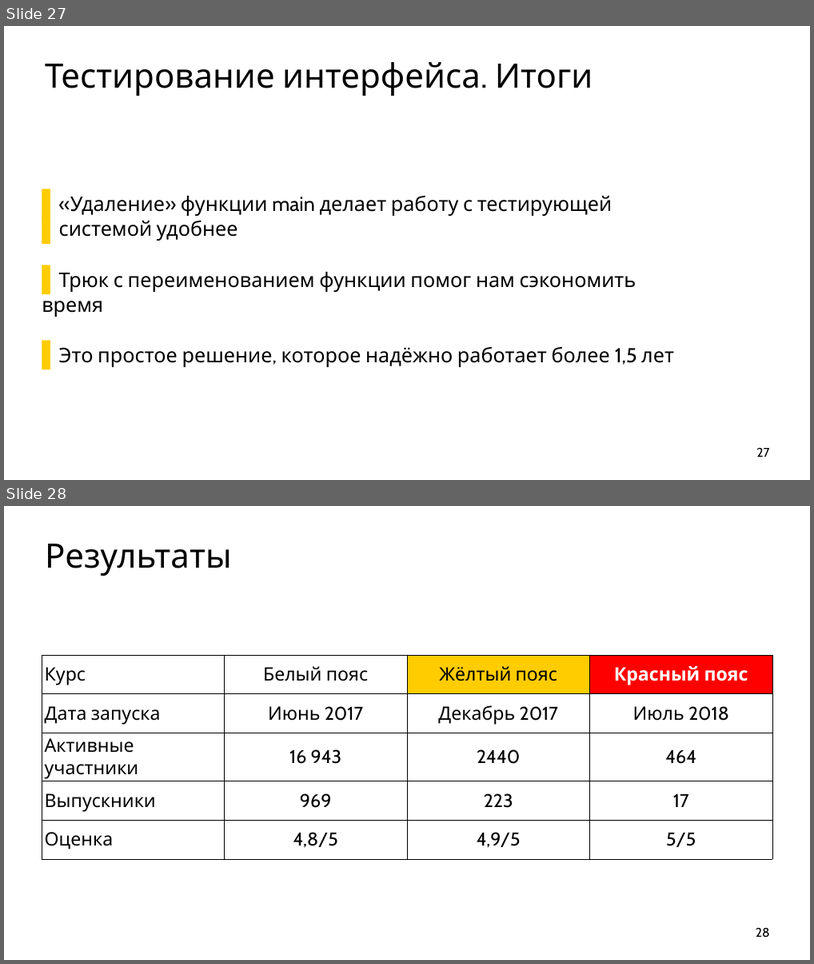
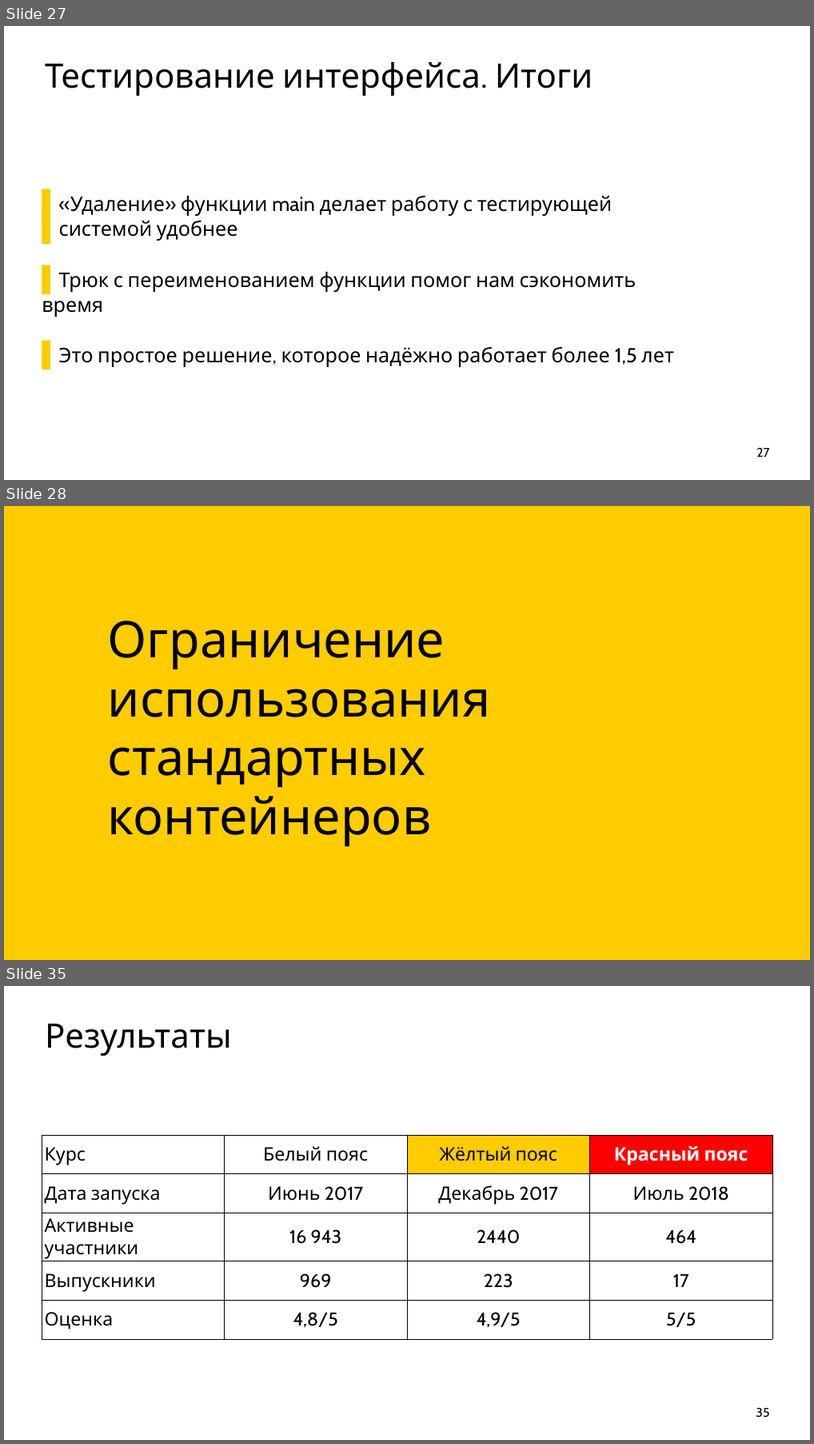
Before and after one commit to ishfb/cpprus18, a slide deck: slides.pptx. Shown one above the other, each under a label of ours: slides 27 and 28 before the commit, slides 27, 28 and 35 after it; the slides between them are not shown. The pictures are 814x964 and 814x1444 pixels, drawn with LibreOffice and Linux fonts; fonts in the diff are those of the drawing; background and template pictures are left out. Boxes give left, top, right and bottom in pixels: in the first picture for what was removed or moved away, otherwise in the second. Text is boxed around its words. In the diff, an @@ line names an element or a change of style, - is before the commit and + after.

```diff
--- a/slides.pptx
+++ b/slides.pptx
@@ slide 28 added at <box>4,506,810,960</box>, background #FFCC00 @@
@@ title added at <box>108,620,490,846</box>, 120 pt, text #000000 @@
+Ограничение использования
+стандартных контейнеров
@@ what was slide 28 is now slide 35 @@
@@ page number at <box>756,1407,770,1417</box>: text changed @@
-28
+35
```
Also in this commit, not shown: 6 other slides added.
